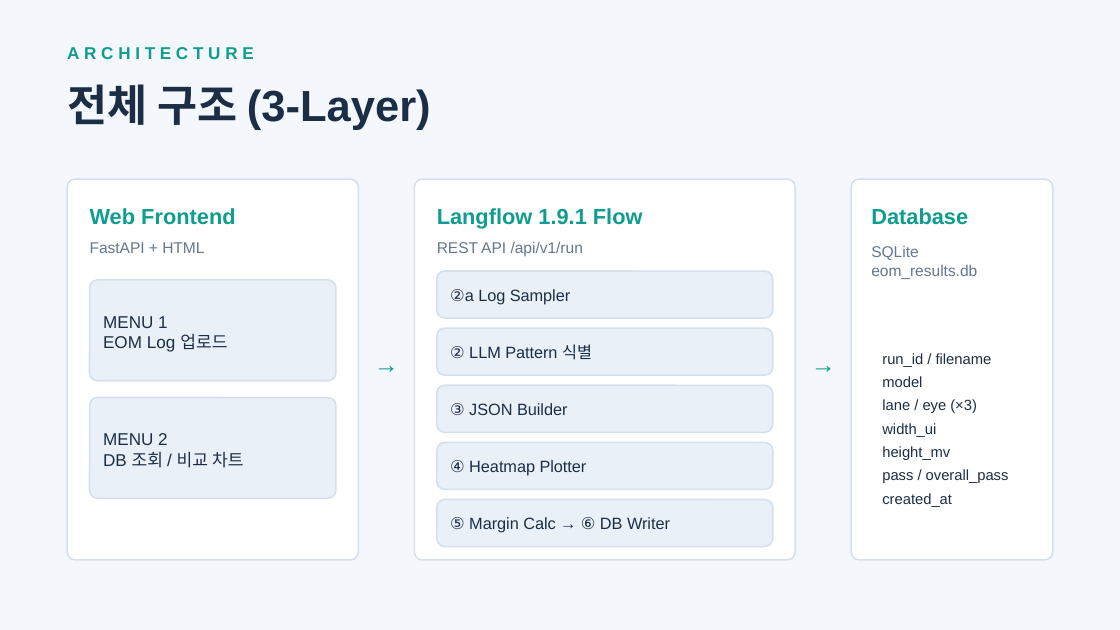
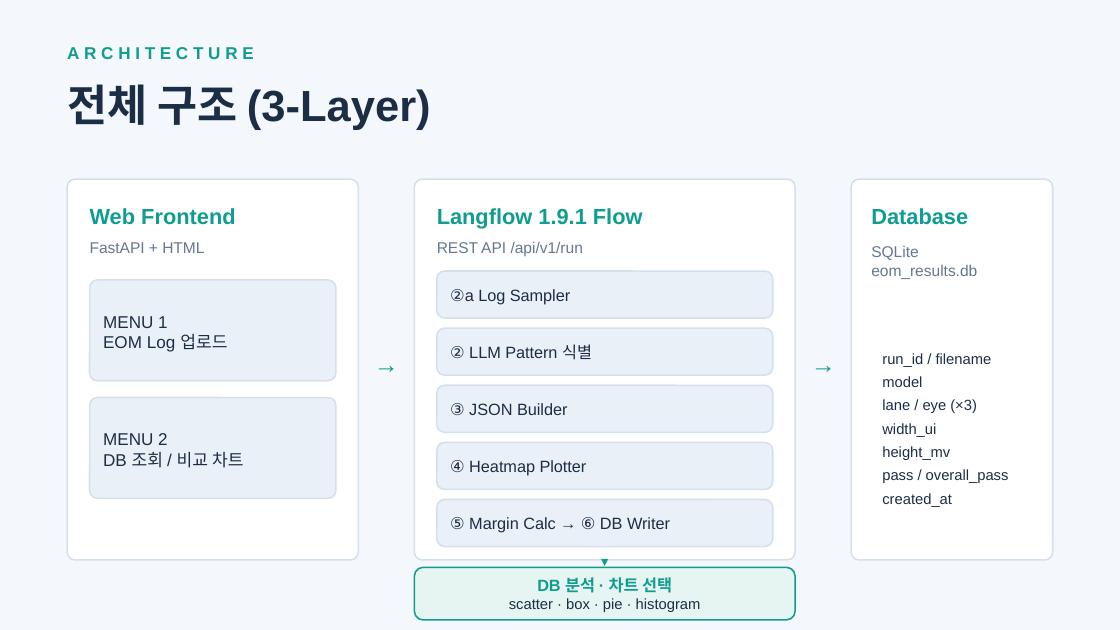
Before and after one commit to Hyeon-cheol-Kim/Hckim_Root, a slide deck: slide 3 of eom_analyzer/docs/PAM4_EOM_Agent_Overview.pptx. Drawn at 1120x630 pixels with LibreOffice and Linux fonts; fonts in the diff are those of the drawing. Boxes give left, top, right and bottom in pixels: in the first picture for what was removed or moved away, otherwise in the second. Text is boxed around its words. In the diff, an @@ line names an element or a change of style, - is before the commit and + after.

```diff
--- a/eom_analyzer/docs/PAM4_EOM_Agent_Overview.pptx
+++ b/eom_analyzer/docs/PAM4_EOM_Agent_Overview.pptx
@@ rounded rectangle added at box(414, 568, 795, 620), fill #E6F5F2, outline #0F9D8F 1 pt, 9.5 pt, text #1C2E45 @@
+DB 분석 · 차트 선택
+scatter · box · pie · histogram
@@ text added at box(592, 556, 617, 569), 8 pt, text #0F9D8F @@
+▼
```
